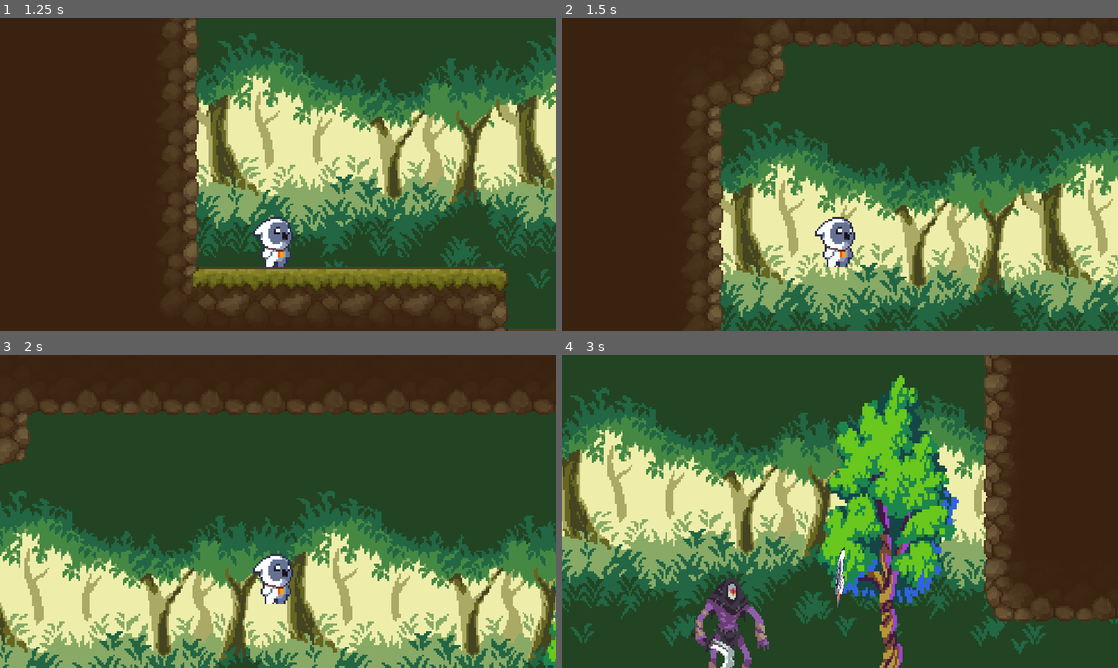
Above: before the commit, frames 1-4 (two rows, left to right).
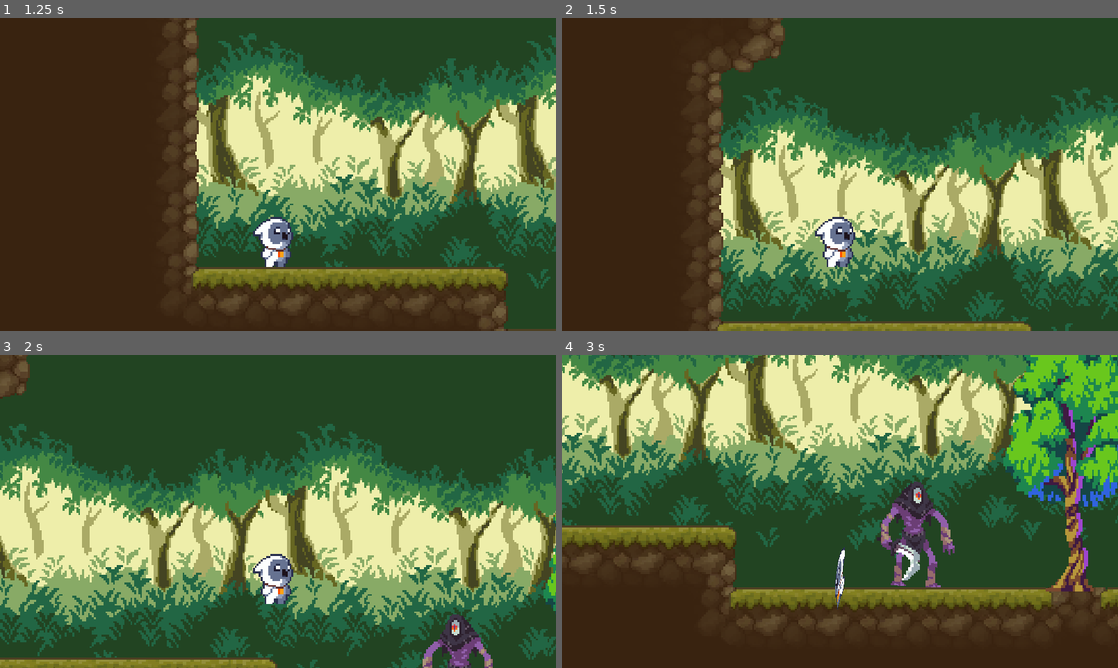
Above: after the commit, the same moments.

Repository: CrisIsla/shiny-godot
Game: Godot game, scene res://scenes/menu.tscn
Same seed, same stepped clock (60 frames per second), same inputs: the game is played once before the commit and once after it.
Inputs:
- Up to frame 1 (1.25 s): click "PLAY" at 0.5 s
- Up to frame 2 (1.5 s): tap Enter at 1.25 s; hold D (move_right) from 1.28 s (still down); tap K (jump) at 1.35 s
- Up to frame 3 (2 s): keep holding D (move_right); tap K (jump) at 1.52, 1.82 s
- Up to frame 4 (3 s): tap J (attack) at 2.1 s; tap K (jump) at 2.27, 2.3, 2.57 s; release D (move_right) at 2.78 s; hold A (move_left) from 2.78 s (still down); hold Q (spawn_bullet) from 2.78 s (still down)

Frame 1 is identical in both runs. In frame 2, 46% of the frame differs, in the area x 23-100%, y 0-100%; in frame 3, 81%; in frame 4, 97%, in the area x 0-100%, y 0-100%.

Commit message:
add jump height

Diff:
--- a/scripts/player/player.gd
+++ b/scripts/player/player.gd
@@ -34,6 +34,9 @@
 
 	if Input.is_action_just_pressed("jump") and is_on_floor():
 		jump()
+
+	if Input.is_action_just_released("jump") and velocity.y <= 0:
+		velocity.y /= 5
 
 	if Input.is_action_just_pressed("attack"):
 		attack()
